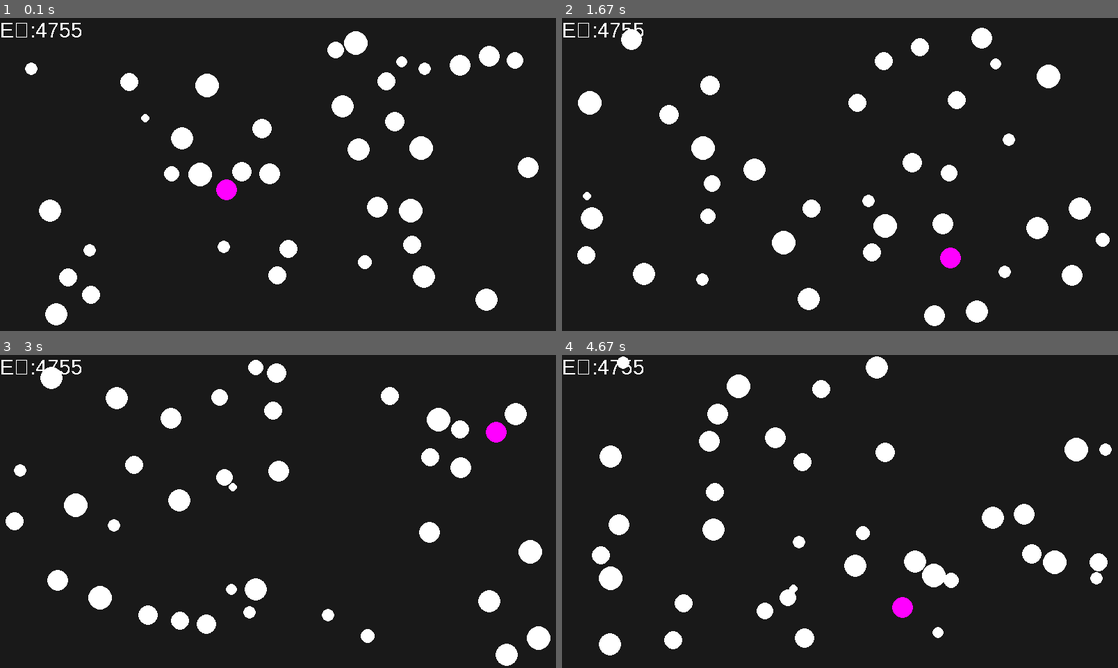
Above: before the commit, frames 1-4 (two rows, left to right).
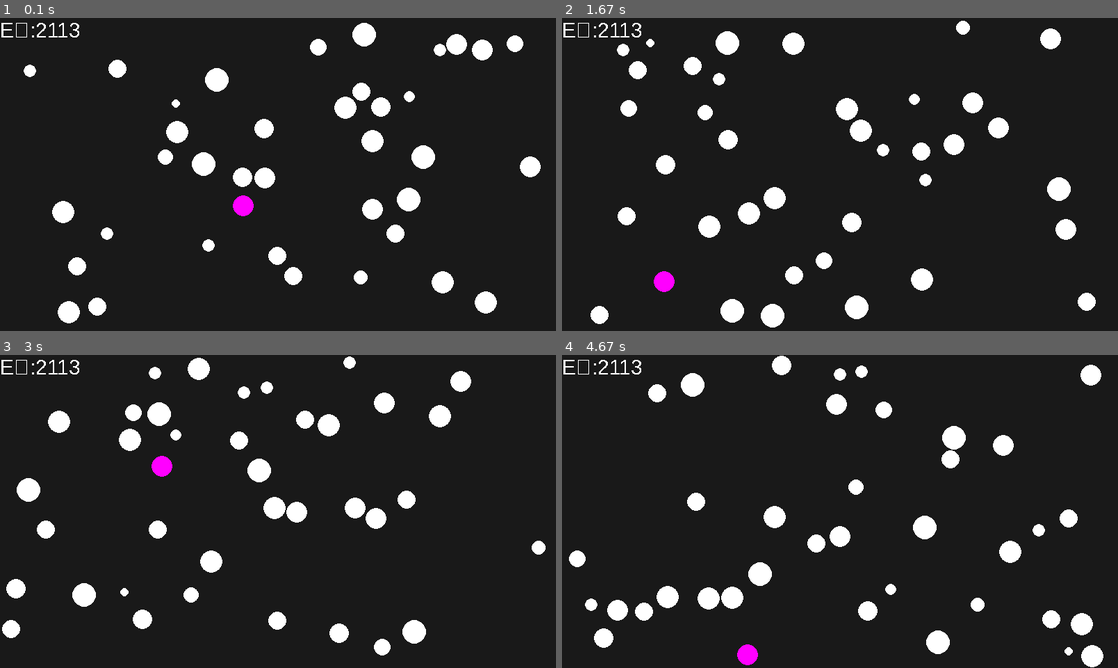
Above: after the commit, the same moments.

Repository: aaron24953/chaos
Game: pygame game, started from particle sim.py
The game is run twice, just before and just after one commit, with the same random seed, the same clock (stepped at 60 frames per second) and the same inputs.
Inputs:
- Up to frame 1 (0.1 s): no input
- Up to frame 2 (1.67 s): no input
- Up to frame 3 (3 s): no input
- Up to frame 4 (4.67 s): no input

The runs differ from the first frame. In frame 1, 8.4% of the frame differs, in the area x 4-98%, y 1-99%; in frame 2, 12%; in frame 3, 11%; in frame 4, 12%, in the area x 1-99%, y 0-100%.

Commit message:
changed initial vel to be better for heating

Diff:
--- a/particle sim.py
+++ b/particle sim.py
@@ -74,7 +74,7 @@
   a.collided=uNum
   b.collided=uNum
 
-def rGen(h,w,PI,UPS,g,vel=750):
+def rGen(h,w,PI,UPS,g,vel=500):
   p=particle(xv=2*vel/UPS*(random()-0.5),yv=2*vel/UPS*(random()-0.5),y=h*random(),x=w*random(),mass=(random()**(1/2))*300)
   if g:
     p.hasG=True
